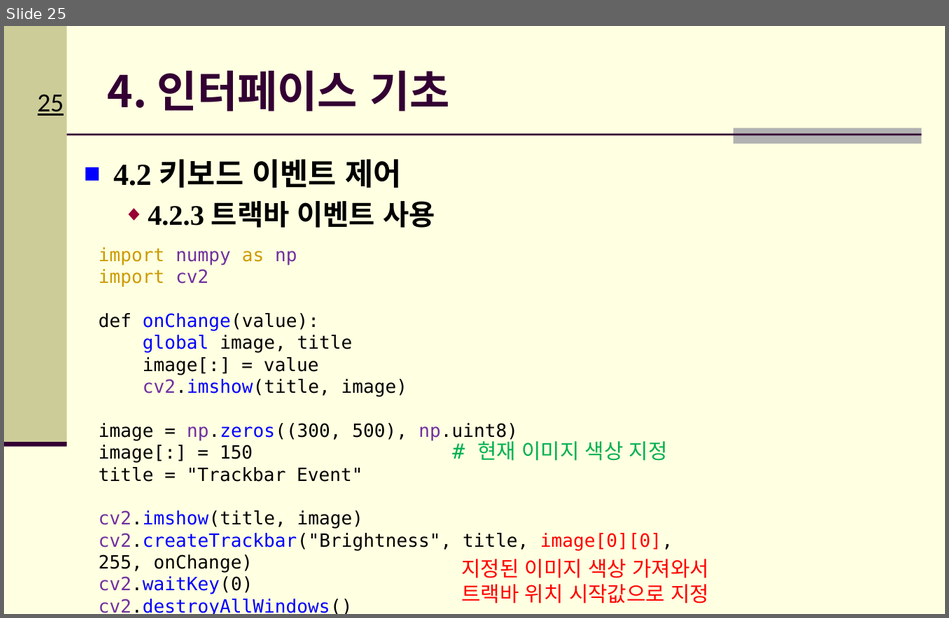
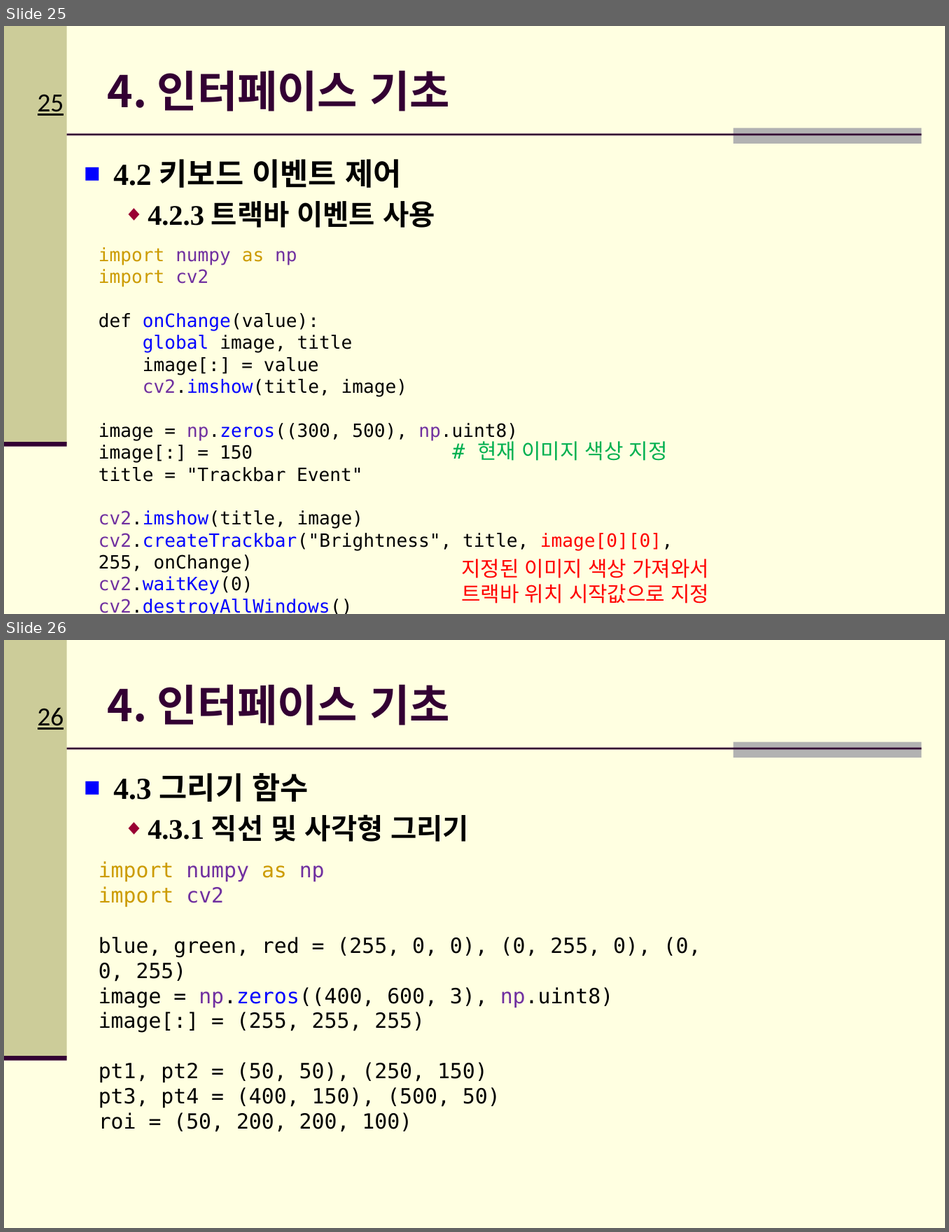
Before and after one commit to Hitbee-dev/OpenCV-Python, a slide deck: 2022-09-27/documents/CH_03, 04_파이썬 기초_실습3, 사용자 인터페이스 및 IO처리.pptx. Shown one above the other, each under a label of ours: slide 25 before the commit, slides 25 and 26 after it. The pictures are 949x618 and 949x1232 pixels, drawn with LibreOffice and Linux fonts; fonts in the diff are those of the drawing; background and template pictures are left out. Boxes give left, top, right and bottom in pixels: in the first picture for what was removed or moved away, otherwise in the second. Text is boxed around its words. In the diff, an @@ line names an element or a change of style, - is before the commit and + after.

```diff
--- a/2022-09-27/documents/CH_03, 04_파이썬 기초_실습3, 사용자 인터페이스 및 IO처리.pptx
+++ b/2022-09-27/documents/CH_03, 04_파이썬 기초_실습3, 사용자 인터페이스 및 IO처리.pptx
@@ slide 26 added at (4, 640, 945, 1228), background #FFFFE1; not listed: 5 template elements that a slide beside it also shows @@
@@ title added at (108, 684, 451, 725), 33.3 pt, text #330033, bold @@
+4. 인터페이스 기초
@@ text added at (113, 773, 469, 842), 21.7 pt, text #000000, bold @@
+■ 4.3 그리기 함수
+  ◆ 4.3.1 직선 및 사각형 그리기
@@ text added at (98, 861, 701, 1132), 16 pt, text #000000 @@
+import numpy as np
+import cv2
+blue, green, red = (255, 0, 0), (0, 255, 0), (0, 0, 255)
+image = np.zeros((400, 600, 3), np.uint8)
+image[:] = (255, 255, 255)
+pt1, pt2 = (50, 50), (250, 150)
+pt3, pt4 = (400, 150), (500, 50)
+roi = (50, 200, 200, 100)
```
Also in this commit, not shown: 1 slide changed, 1 other file.
